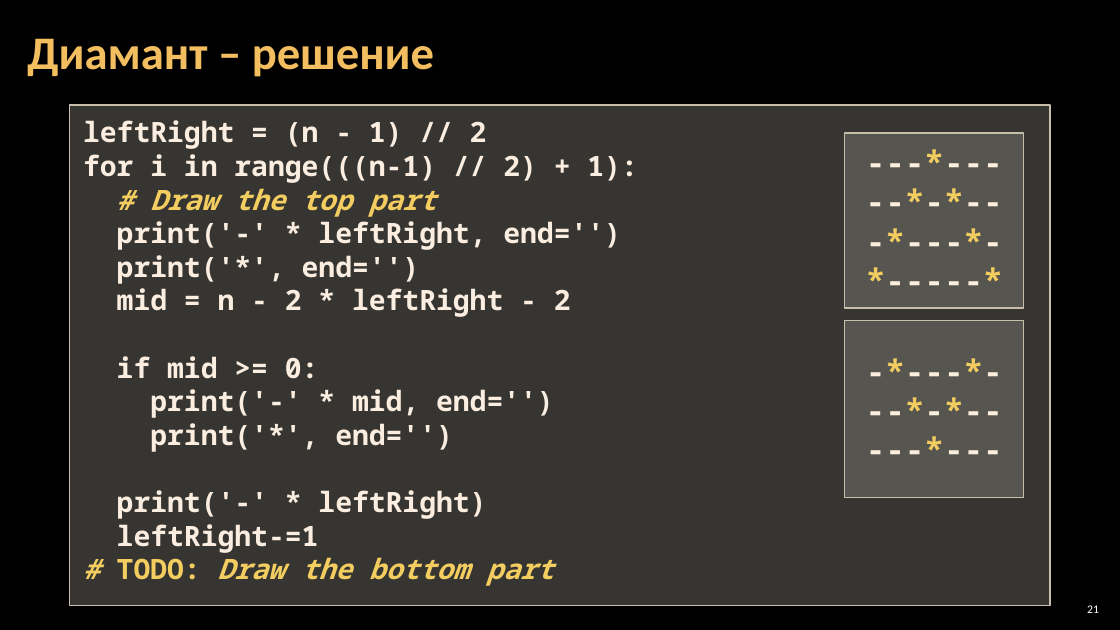
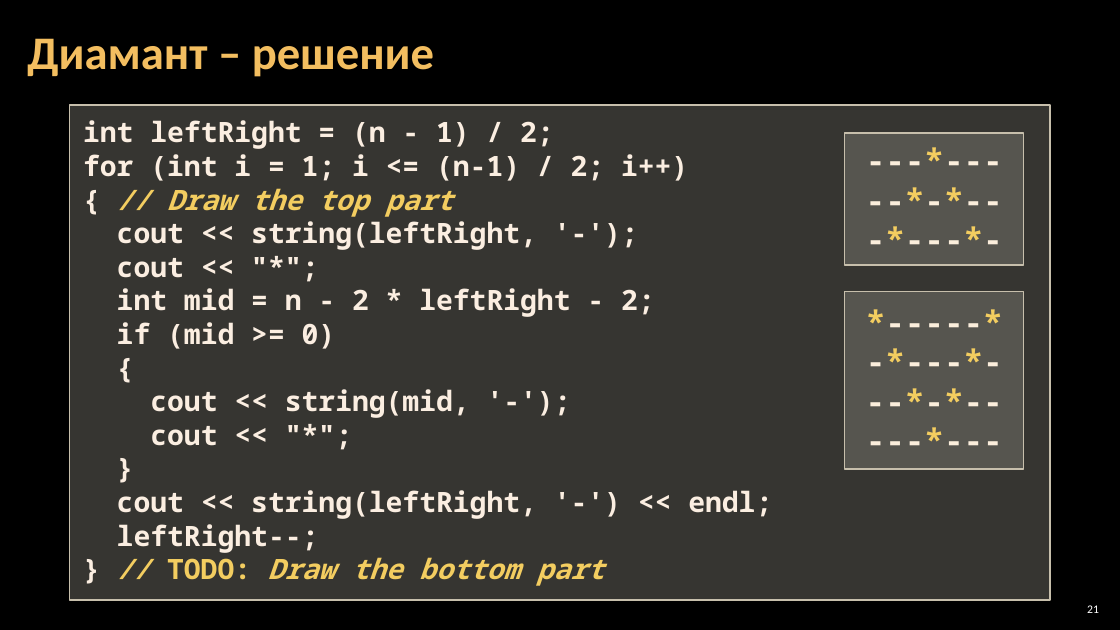
Before and after one commit to Software-University/C-plus-plus, a slide deck: slide 21 of 6. Drawing-with-Loops/6. Drawing-with-Loops.pptx. Drawn at 1120x630 pixels with LibreOffice and Linux fonts; fonts in the diff are those of the drawing; background and template pictures are left out. Boxes give left, top, right and bottom in pixels: in the first picture for what was removed or moved away, otherwise in the second. Text is boxed around its words. In the diff, an @@ line names an element or a change of style, - is before the commit and + after.

Commit message:
lecture 6

```diff
--- a/6. Drawing-with-Loops/6. Drawing-with-Loops.pptx
+++ b/6. Drawing-with-Loops/6. Drawing-with-Loops.pptx
@@ rectangle "int leftRight = (n - ...": place and size @@
-rectangle "int leftRight = (n - ..." at <box>70,105,1050,606</box>
+rectangle "int leftRight = (n - ..." at <box>70,105,1050,600</box>
@@ text in rectangle at <box>83,120,772,586</box>: text changed @@
-leftRight = (n - 1) // 2
-for i in range(((n-1) // 2) + 1):
-# Draw the top part
-print('-' * leftRight, end='')
-print('*', end='')
-mid = n - 2 * leftRight - 2
-if mid >= 0:
-print('-' * mid, end='')
-print('*', end='')
-print('-' * leftRight)
-leftRight-=1
-# TODO: Draw the bottom part
+int leftRight = (n - 1) / 2;
+for (int i = 1; i <= (n-1) / 2; i++)
+{ // Draw the top part
+cout << string(leftRight, '-');
+cout << "*";
+int mid = n - 2 * leftRight - 2;
+if (mid >= 0)
+{
+cout << string(mid, '-');
+cout << "*";
+}
+cout << string(leftRight, '-') << endl;
+leftRight--;
+} // TODO: Draw the bottom part
@@ text in rectangle at <box>844,133,1023,265</box>: paragraph removed @@
-*-----*
@@ rectangle "---*---": place and size @@
-rectangle "---*---" at <box>844,133,1023,308</box>
+rectangle "---*---" at <box>844,133,1023,265</box>
@@ text in rectangle at <box>844,292,1023,469</box>: paragraph added @@
+*-----*
@@ rectangle "*-----*": place and size @@
-rectangle "*-----*" at <box>844,321,1023,498</box>
+rectangle "*-----*" at <box>844,292,1023,469</box>
```
Also in this commit, not shown: 15 other slides changed.
